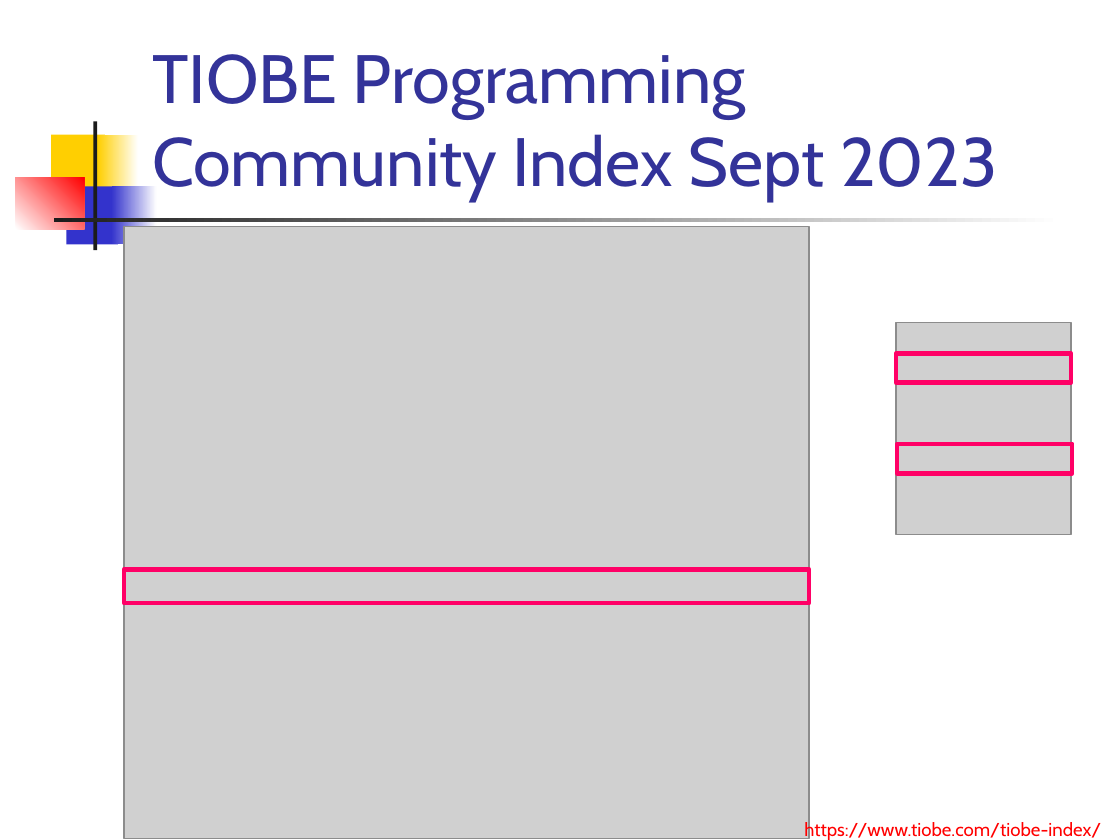
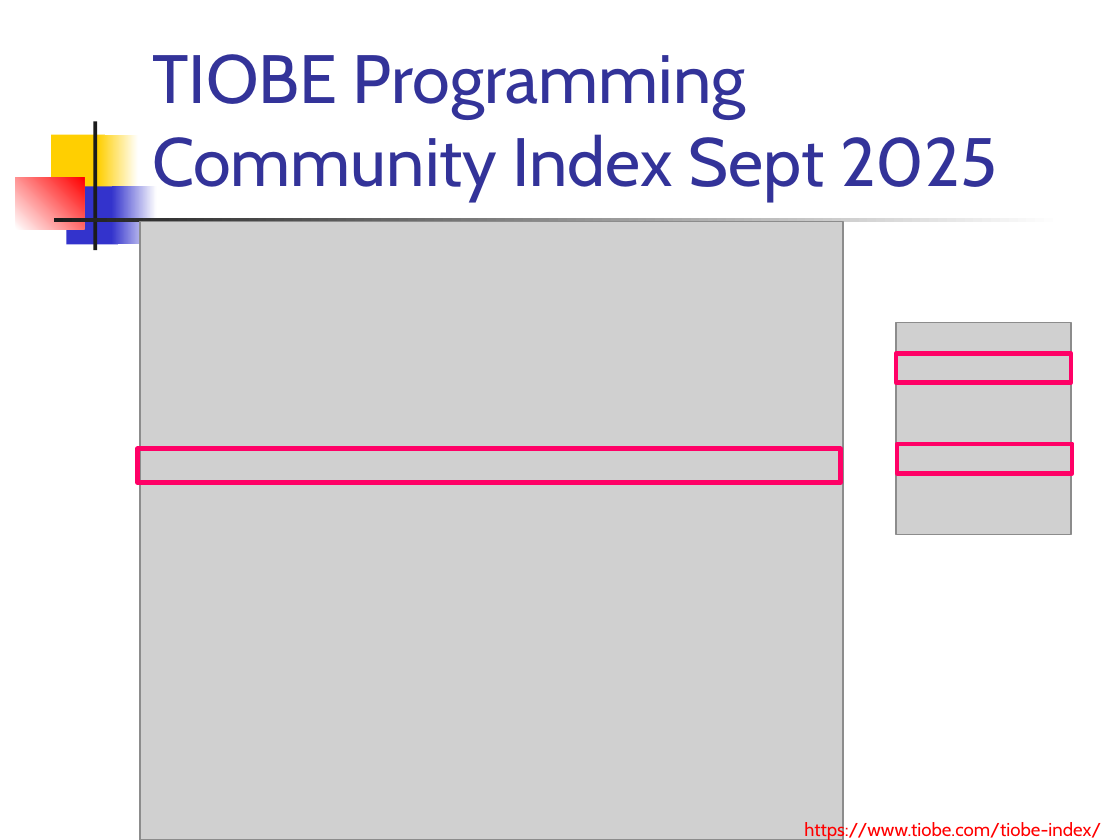
Before and after one commit to paradigmy/Prednasky, a slide deck: slide 4 of 02/go1.ppt. Drawn at 1120x840 pixels with LibreOffice and Linux fonts; fonts in the diff are those of the drawing; grey boxes stand for pictures. Boxes give left, top, right and bottom in pixels: in the first picture for what was removed or moved away, otherwise in the second. Text is boxed around its words. In the diff, an @@ line names an element or a change of style, - is before the commit and + after.

```diff
--- a/02/go1.ppt
+++ b/02/go1.ppt
@@ title at (x1=152, y1=54, x2=998, y2=201): text changed @@
-TIOBE Programming Community Index Sept 2023
+TIOBE Programming Community Index Sept 2025
@@ picture resized from (x1=124, y1=226, x2=810, y2=838) to (x1=140, y1=222, x2=843, y2=840) @@
@@ rectangle resized from (x1=124, y1=569, x2=810, y2=603) to (x1=138, y1=449, x2=841, y2=483) @@
```
Also in this commit, not shown: 6 other slides changed, 1 slide added, 7 other files.
